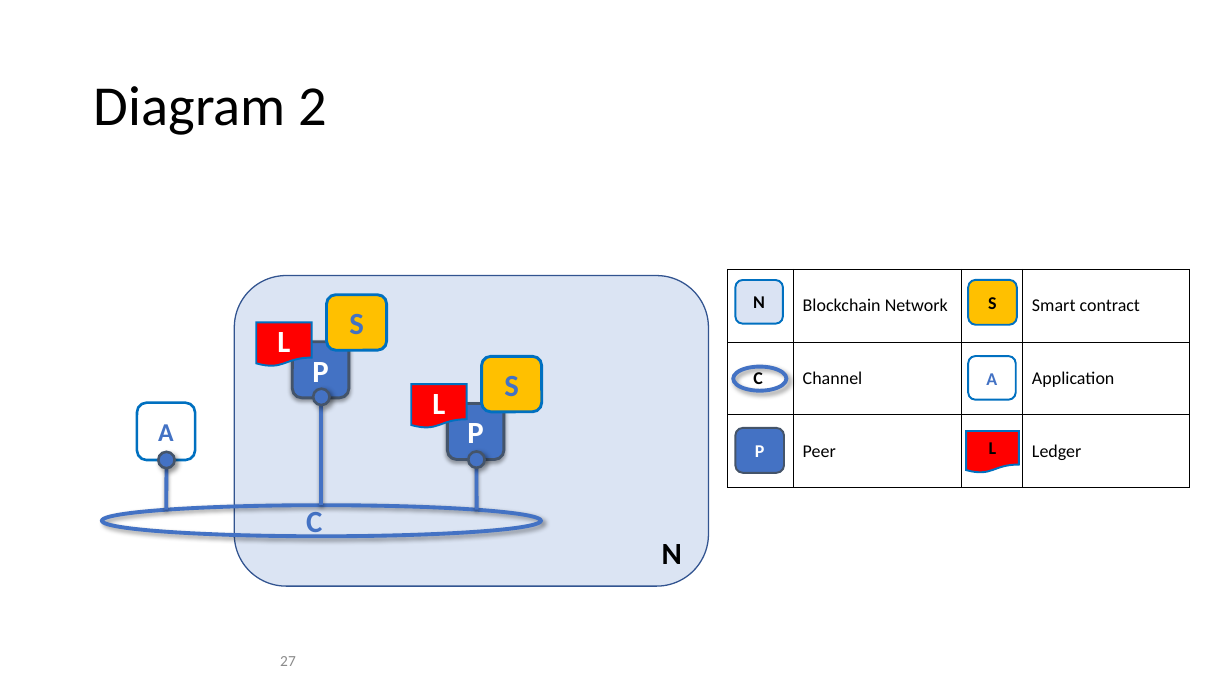
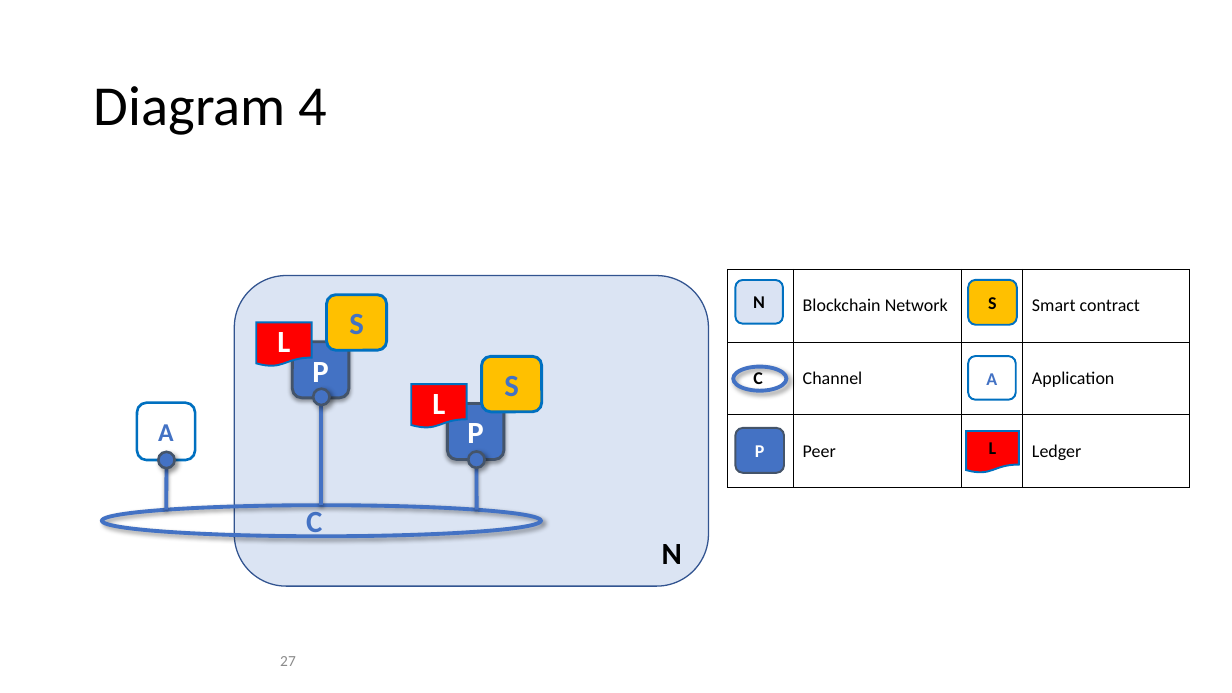
Before and after one commit to FabricTOC/FabricTOC, a slide deck: slide 27 of docs/OtherSourceMaterial/Diagrams.pptx. Drawn at 1232x693 pixels with LibreOffice and Linux fonts; fonts in the diff are those of the drawing. Boxes give left, top, right and bottom in pixels: in the first picture for what was removed or moved away, otherwise in the second. Text is boxed around its words. In the diff, an @@ line names an element or a change of style, - is before the commit and + after.

```diff
--- a/docs/OtherSourceMaterial/Diagrams.pptx
+++ b/docs/OtherSourceMaterial/Diagrams.pptx
@@ title at <box>94,86,328,135</box>: text changed @@
-Diagram 2
+Diagram 4
```
Also in this commit, not shown: 4 other slides changed, 6 other files.
